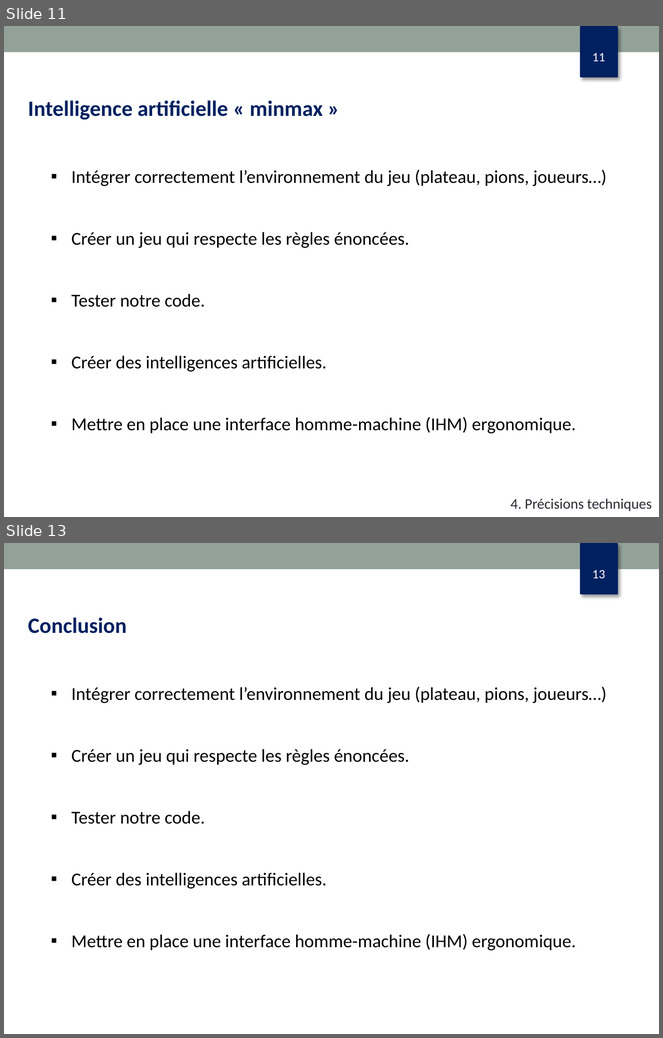
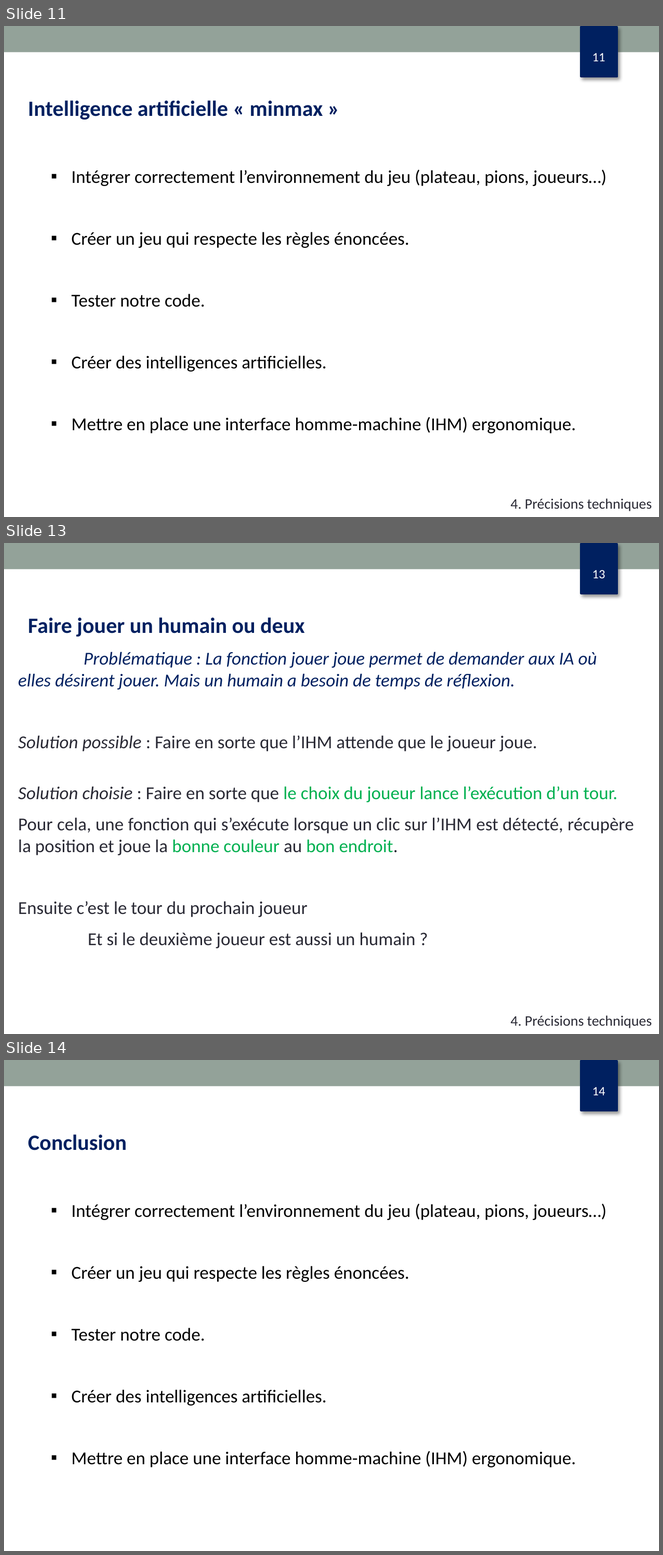
Before and after one commit to dupondth/othello, a slide deck: diapo_oral.pptx. Shown one above the other, each under a label of ours: slides 11 and 13 before the commit, slides 11, 13 and 14 after it; the slides between them are not shown. The pictures are 663x1038 and 663x1555 pixels, drawn with LibreOffice and Linux fonts; fonts in the diff are those of the drawing. Boxes give left, top, right and bottom in pixels: in the first picture for what was removed or moved away, otherwise in the second. Text is boxed around its words. In the diff, an @@ line names an element or a change of style, - is before the commit and + after.

```diff
--- a/diapo_oral.pptx
+++ b/diapo_oral.pptx
@@ slide 13 added at <box>4,543,659,1034</box>, background #FFFFFF; not listed: 3 template elements that a slide beside it also shows @@
@@ text added at <box>18,617,597,752</box>, 20 pt, text #002060, italic @@
+Faire jouer un humain ou deux
+Problématique : La fonction jouer joue permet de demander aux IA où elles désirent jouer. Mais un humain a besoin de temps de réflexion.
+Solution possible : Faire en sorte que l’IHM attende que le joueur joue.
@@ text added at <box>18,786,634,949</box>, 20 pt, text #292934 @@
+Solution choisie : Faire en sorte que le choix du joueur lance l’exécution d’un tour.
+Pour cela, une fonction qui s’exécute lorsque un clic sur l’IHM est détecté, récupère la position et joue la bonne couleur au bon endroit.
+Ensuite c’est le tour du prochain joueur
+Et si le deuxième joueur est aussi un humain ?
@@ text added at <box>510,1016,652,1029</box>, 16 pt, text #292934 @@
+4. Précisions techniques
@@ what was slide 13 is now slide 14 @@
@@ page number at <box>593,1087,606,1095</box>: text changed @@
-13
+14
```
Also in this commit, not shown: 4 slides changed, 1 other slide added, 1 slide removed.
